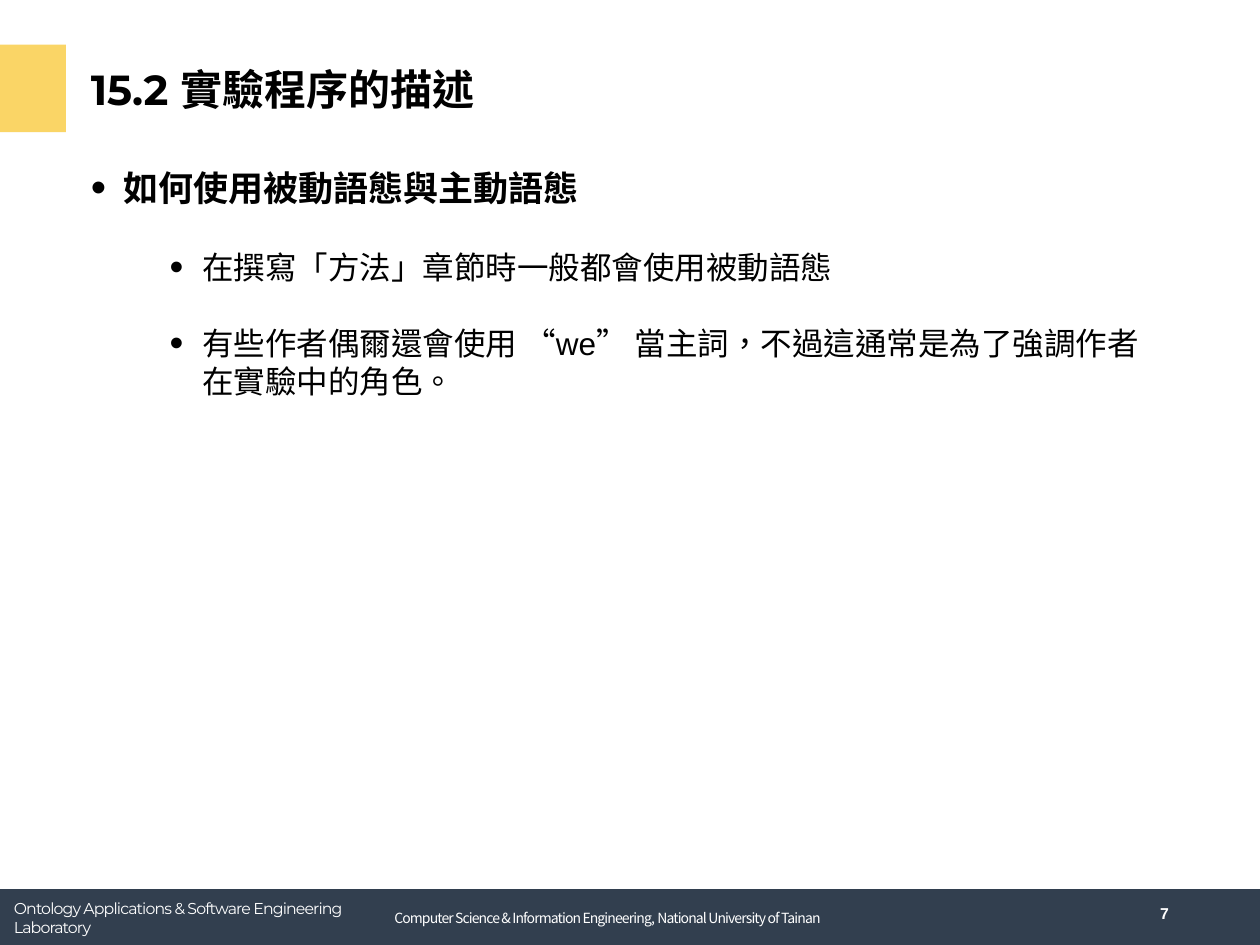
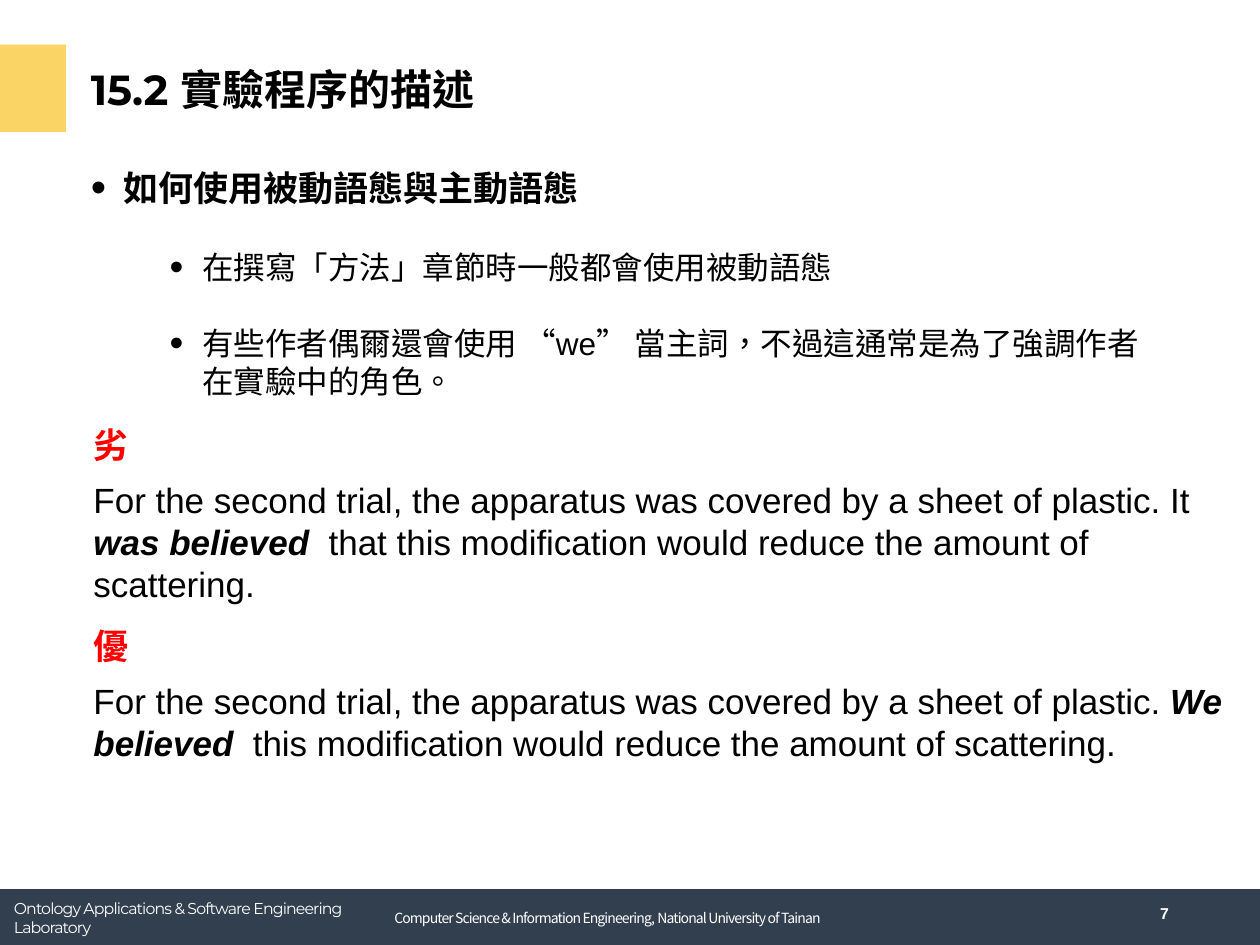
Before and after one commit to andy6804tw/english-learning, a slide deck: slide 8 of tech/report/ch15方法章節.pptx. Drawn at 1260x945 pixels with LibreOffice and Linux fonts; fonts in the diff are those of the drawing; background and template pictures are left out. Boxes give left, top, right and bottom in pixels: in the first picture for what was removed or moved away, otherwise in the second. Text is boxed around its words. In the diff, an @@ line names an element or a change of style, - is before the commit and + after.

Commit message:
modify

```diff
--- a/tech/report/ch15方法章節.pptx
+++ b/tech/report/ch15方法章節.pptx
@@ text added at bbox=[93, 428, 128, 461], 40 pt, text #FF0000, bold @@
+劣
@@ text added at bbox=[93, 487, 1189, 604], 40 pt, text #000000 @@
+For the second trial, the apparatus was covered by a sheet of plastic. It was believed that this modification would reduce the amount of scattering.
@@ text added at bbox=[93, 629, 128, 662], 40 pt, text #FF0000, bold @@
+優
@@ text added at bbox=[93, 688, 1222, 763], 40 pt, text #000000 @@
+For the second trial, the apparatus was covered by a sheet of plastic. We believed this modification would reduce the amount of scattering.
```
